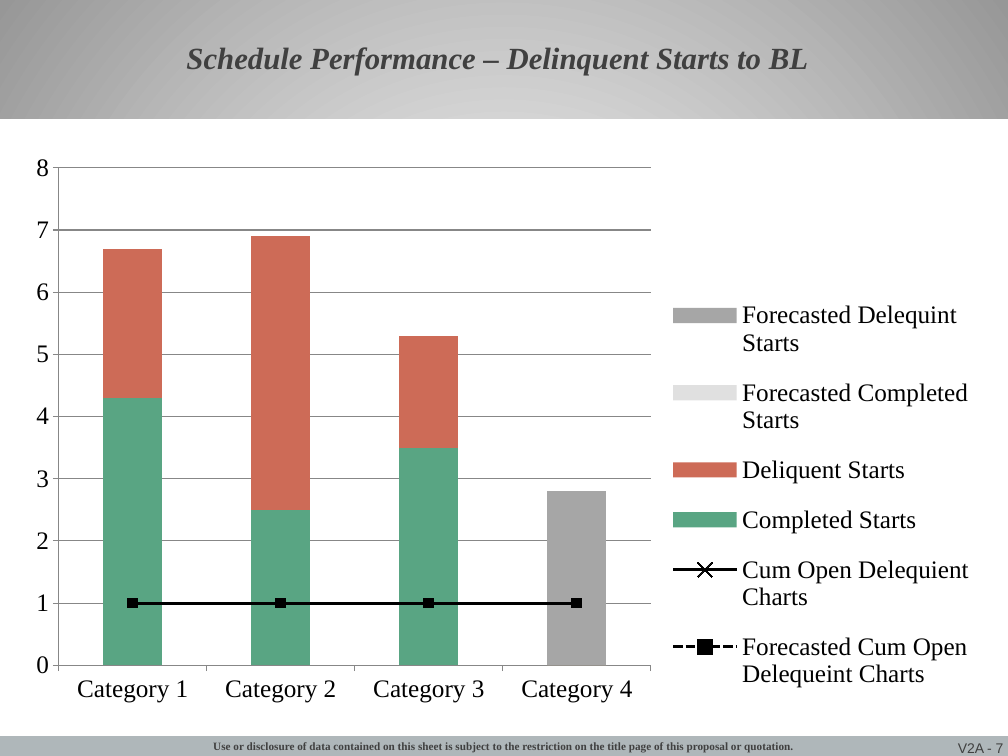
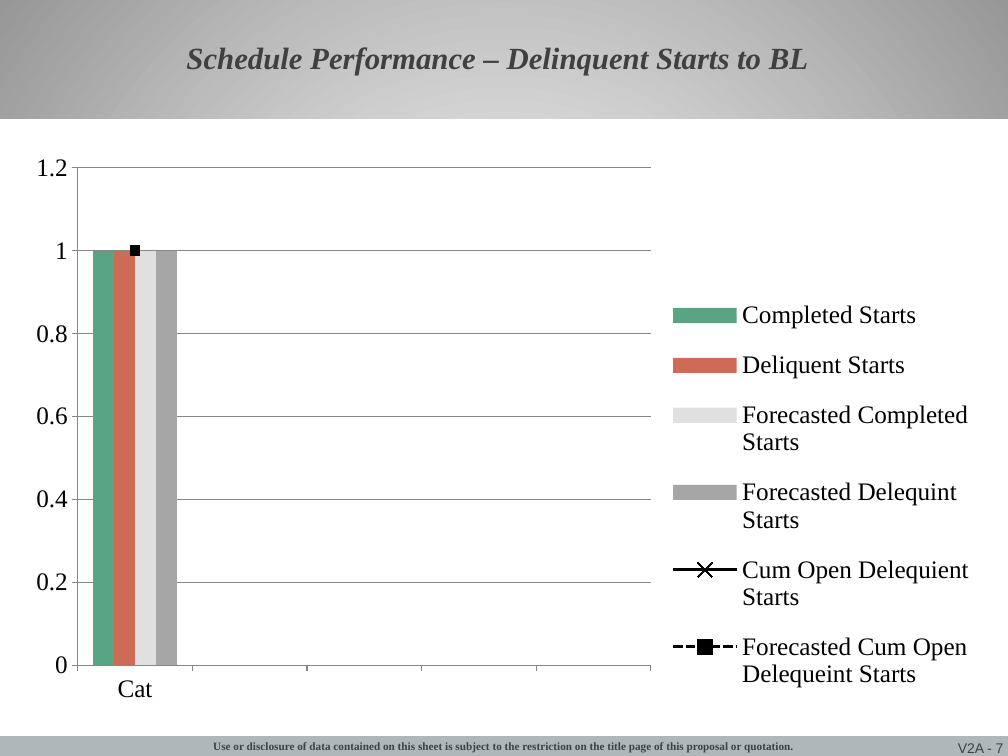
Before and after one commit to jgoodso2/PMMP, a slide deck: slide 7 of PMMPresentation/pkg/Debug/PMMPresentation/PMMPresentation_WebElements/Templates/PMM Template.pptx. Drawn at 1008x756 pixels with LibreOffice and Linux fonts; fonts in the diff are those of the drawing; background and template pictures are left out. Boxes give left, top, right and bottom in pixels: in the first picture for what was removed or moved away, otherwise in the second. Text is boxed around its words. In the diff, an @@ line names an element or a change of style, - is before the commit and + after.

```diff
--- a/PMMPresentation/pkg/Debug/PMMPresentation/PMMPresentation_WebElements/Templates/PMM Template.pptx
+++ b/PMMPresentation/pkg/Debug/PMMPresentation/PMMPresentation_WebElements/Templates/PMM Template.pptx
@@ column stacked chart at (x1=17, y1=143, x2=992, y2=715) @@
@@ column stacked chart to column chart @@
-categories: Category 1, Category 2, Category 3, Category 4
+categories: Cat
-Completed Starts: 4.3, 2.5, 3.5, 0
+Completed Starts: 1, -, -, -, -
-Deliquent Starts: 2.4, 4.4, 1.8, 0
+Deliquent Starts: 1, -, -, -, -
-Forecasted Completed Starts: 0, 0, 0, 0
+Forecasted Completed Starts: 1, -, -, -, -
-Forecasted Delequint Starts: 0, 0, 0, 2.8
+Forecasted Delequint Starts: 1, -, -, -, -
-Cum Open Delequient Charts: 1, 1, 1, 1
+Cum Open Delequient Starts: 1, -, -, -, -
-Forecasted Cum Open Delequeint Charts: 1, 1, 1, 1
+Forecasted Cum Open Delequeint Starts: 1, -, -, -, -
@@ category axis changed @@
@@ value axis changed @@
@@ bar spacing changed @@
```
Also in this commit, not shown: 1 other slide changed, 1 slide added, 23 other files.
